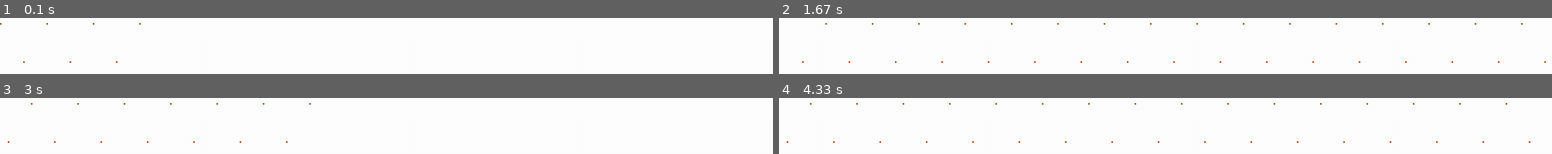
Above: before the commit, frames 1-4 (two rows, left to right).
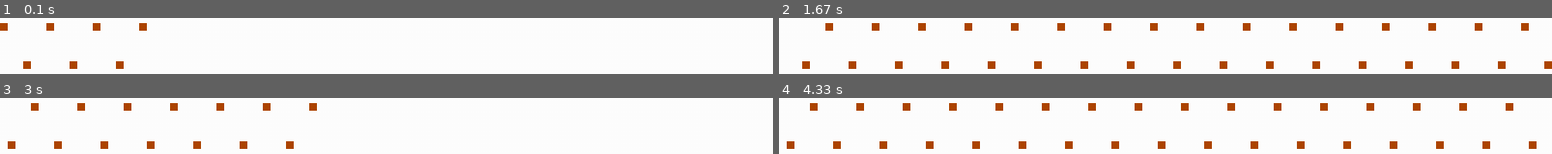
Above: after the commit, the same moments.

Repository: atonderski/TrafficMadness
Game: pygame game, started from traffic_madness/main.py
The game is run twice, just before and just after one commit, with the same random seed, the same clock (stepped at 60 frames per second) and the same inputs.
Inputs:
- Up to frame 1 (0.1 s): no input
- Up to frame 2 (1.67 s): no input
- Up to frame 3 (3 s): no input
- Up to frame 4 (4.33 s): no input

The runs differ from the first frame. In frame 1, 0.9% of the frame differs, in the area x 0-19%, y 9-91%; in frame 2, 4.4%, in the area x 3-100%, y 9-91%; in frame 3, 1.9%; in frame 4, 4.4%.

Commit message:
SMall changes in drawe

Diff:
--- a/traffic_madness/drawer/pygame_drawer.py
+++ b/traffic_madness/drawer/pygame_drawer.py
@@ -15,7 +15,7 @@
 
         # Car constants for painting
         self.CAR_COLOR = pygame.Color(175, 70, 2, 255)
-        self.CAR_SIZE = 2
+        self.CAR_SIZE = 10
 
         self.LANE_WIDTH = round(float(resolution[0]) / self.track.track_length)
         self.LANE_HEIGHT = resolution[1]/2.
@@ -35,6 +35,10 @@
         bg_surface.fill(BG_COLOR)
         return screen, bg_surface
 
+
+    def event_loop():
+        pass
+
     def update(self, cars):
         car_rects = [pygame.Rect(car.position,
                                  200 + 50 * car.lane,
